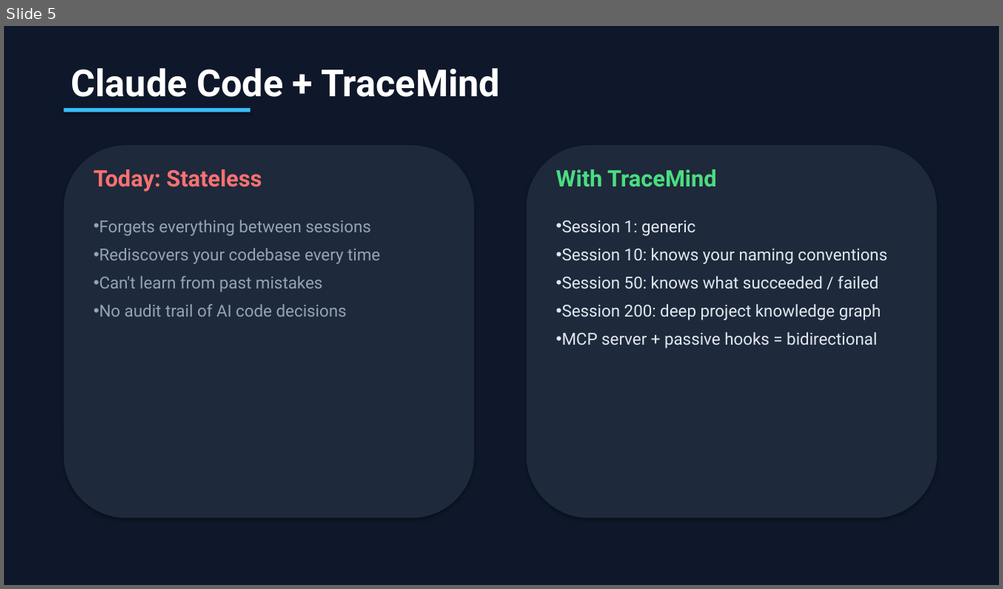
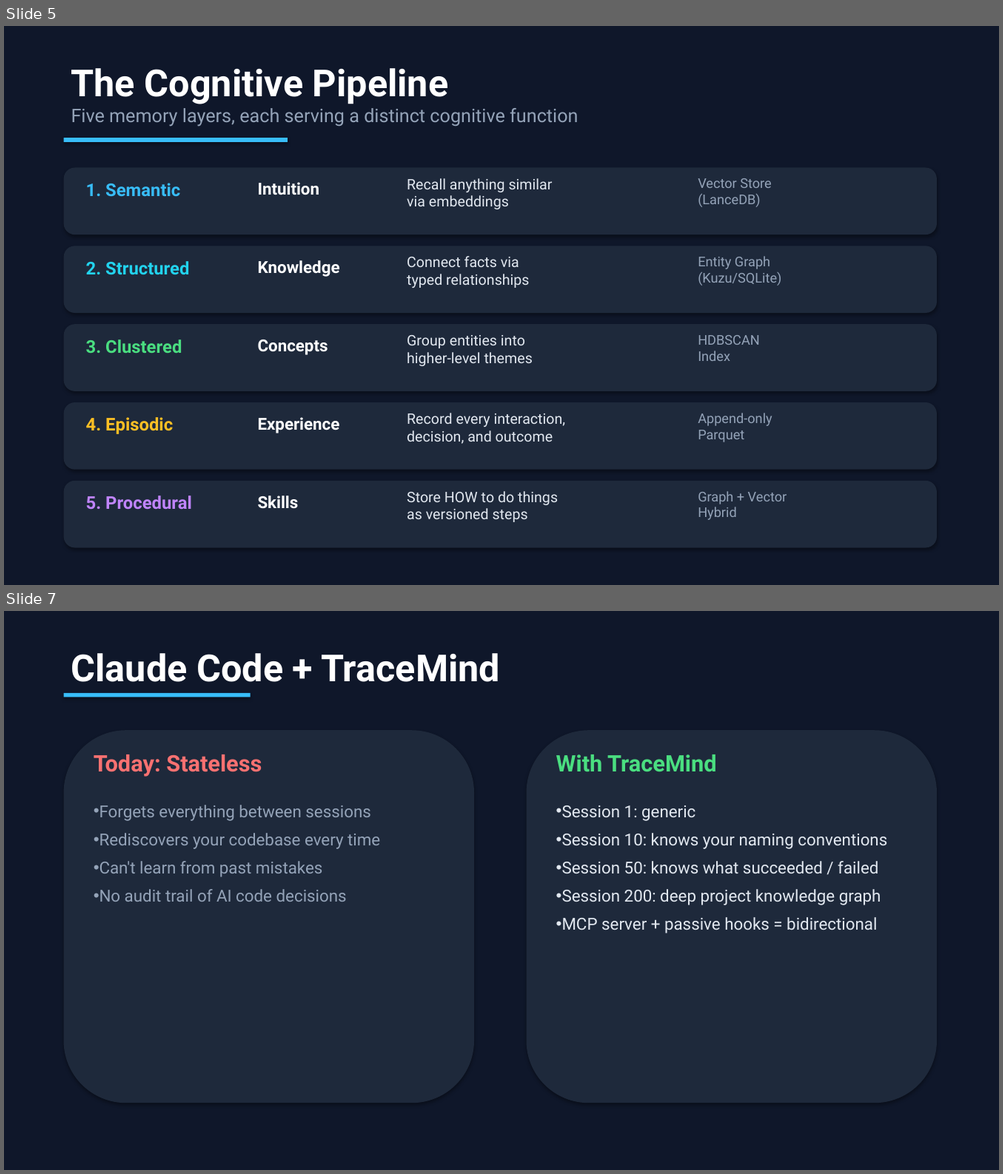
Before and after one commit to aadi2vec/tracemind, a slide deck: docs/03-business-deck.pptx. Shown one above the other, each under a label of ours: slide 5 before the commit, slides 5 and 7 after it; the slides between them are not shown. The pictures are 1003x589 and 1003x1174 pixels, drawn with LibreOffice and Linux fonts; fonts in the diff are those of the drawing. Boxes give left, top, right and bottom in pixels: in the first picture for what was removed or moved away, otherwise in the second. Text is boxed around its words. In the diff, an @@ line names an element or a change of style, - is before the commit and + after.

```diff
--- a/docs/03-business-deck.pptx
+++ b/docs/03-business-deck.pptx
@@ slide 5 added at (4, 26, 999, 585), background #0F172A @@
@@ text added at (71, 68, 449, 104), 36 pt, text #FFFFFF, bold @@
+The Cognitive Pipeline
@@ text added at (71, 108, 578, 127), 18 pt, text #94A3B8 @@
+Five memory layers, each serving a distinct cognitive function
@@ rectangle added at (64, 138, 287, 142), fill #38BDF8 @@
@@ rounded rectangle added at (64, 168, 936, 235), fill #1E293B @@
@@ text added at (407, 178, 552, 210), 14 pt, text #E2E8F0 @@
+Recall anything similar
+via embeddings
@@ text added at (697, 178, 771, 207), 13 pt, text #94A3B8 @@
+Vector Store
+(LanceDB)
@@ text added at (86, 183, 180, 196), 17 pt, text #38BDF8, bold @@
+1. Semantic
@@ text added at (258, 182, 320, 195), 16 pt, text #FFFFFF, bold @@
+Intuition
@@ rounded rectangle added at (64, 246, 936, 313), fill #1E293B @@
@@ text added at (86, 261, 189, 275), 17 pt, text #22D3EE, bold @@
+2. Structured
@@ text added at (258, 261, 340, 277), 16 pt, text #FFFFFF, bold @@
+Knowledge
@@ text added at (407, 256, 529, 288), 14 pt, text #E2E8F0 @@
+Connect facts via
+typed relationships
@@ text added at (697, 256, 781, 286), 13 pt, text #94A3B8 @@
+Entity Graph
+(Kuzu/SQLite)
@@ rounded rectangle added at (64, 324, 936, 392), fill #1E293B @@
@@ text added at (407, 335, 532, 366), 14 pt, text #E2E8F0 @@
+Group entities into
+higher-level themes
@@ text added at (697, 335, 760, 361), 13 pt, text #94A3B8 @@
+HDBSCAN
+Index
@@ text added at (86, 340, 182, 353), 17 pt, text #4ADE80, bold @@
+3. Clustered
@@ text added at (258, 340, 328, 355), 16 pt, text #FFFFFF, bold @@
+Concepts
@@ rounded rectangle added at (64, 403, 936, 470), fill #1E293B @@
@@ text added at (86, 417, 173, 434), 17 pt, text #FBBF24, bold @@
+4. Episodic
@@ text added at (258, 417, 340, 434), 16 pt, text #FFFFFF, bold @@
+Experience
@@ text added at (407, 413, 566, 444), 14 pt, text #E2E8F0 @@
+Record every interaction,
+decision, and outcome
@@ text added at (697, 413, 772, 443), 13 pt, text #94A3B8 @@
+Append-only
+Parquet
@@ rounded rectangle added at (64, 481, 936, 548), fill #1E293B @@
@@ text added at (407, 491, 558, 523), 14 pt, text #E2E8F0 @@
+Store HOW to do things
+as versioned steps
@@ text added at (697, 491, 787, 520), 13 pt, text #94A3B8 @@
+Graph + Vector
+Hybrid
@@ text added at (86, 496, 192, 510), 17 pt, text #C084FC, bold @@
+5. Procedural
@@ text added at (258, 496, 299, 509), 16 pt, text #FFFFFF, bold @@
+Skills
@@ what was slide 5 is now slide 7 @@
```
Also in this commit, not shown: 1 slide changed, 1 other slide added, 4 other files.
